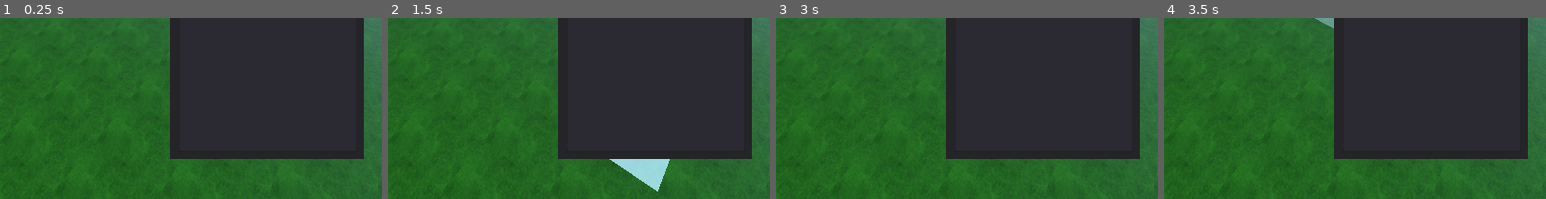
Above: before the commit, frames 1-4 (left to right).
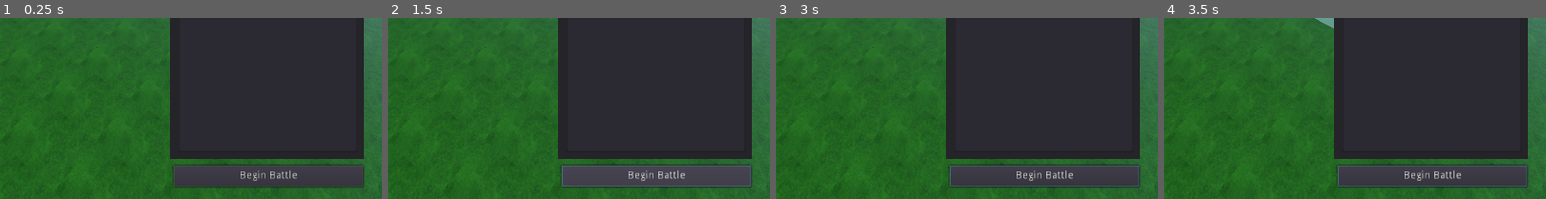
Above: after the commit, the same moments.

Repository: godisntheradio/GuardiaoMotores
Game: Godot game, scene res://Objects/Main.tscn
The game is run twice, just before and just after one commit, with the same random seed, the same clock (stepped at 60 frames per second) and the same inputs.
Inputs (mouse positions are % of the whole screen's width and height, from its top left):
- Up to frame 1 (0.25 s): no input
- Up to frame 2 (1.5 s): click (85, 80) at 0.5 s, where only the run after the commit has a clickable "Begin Battle"; click (85, 80) at 1.25 s, where only the run after the commit has a clickable "Begin Battle"
- Up to frame 3 (3 s): click (85, 80) at 2 s, where only the run after the commit has a clickable "Begin Battle"; move the mouse to (72, 32) at 2.77 s; press the mouse at (72, 32) at 2.78 s
- Up to frame 4 (3.5 s): right-click (72, 32) at 3.05 s
The pictures show only the part of the screen within x 50-100%, y 36-86%; the shares and areas given below are measured in that part.

The runs differ from the first frame. In frame 1, 6.3% of the frame differs, in the area x 45-96%, y 81-94%; in frame 2, 6.8%, in the area x 45-96%, y 77-96%; in frame 3, 6.3%; in frame 4, 6.3%.

Commit message:
pronto pra implementação do combate

Diff:
--- a/Project/DeployUnitsWindow.gd
+++ b/Project/DeployUnitsWindow.gd
@@ -7,6 +7,8 @@
 
 var to_be_positioned
 var to_be_positioned_index
+
+var positioned_count = 0
 
 func _ready():
 	item_list = get_node("Panel/ItemList")
@@ -43,11 +45,13 @@
 				var i = PlayerData.find_unit_index(tile.occupying_unit)
 				print(tile.occupying_unit.stats.name + str(i))
 				reactivate(i)
+				positioned_count += -1
 				tile.remove_unit()
 
 func position_unit(new_unit : Unit, tile : Tile):
 	if(tile.occupying_unit == null):
 		tile.occupying_unit = new_unit
+		positioned_count += 1
 		deactivate()
 	pass
 func make_unit(stats):
@@ -81,3 +85,8 @@
 func select(index):
 	to_be_positioned_index = index
 	to_be_positioned =  make_unit(PlayerData.available_units[index])
+
+func _on_Begin_button_up():
+	if (positioned_count > 0):
+		queue_free()
+	pass # Replace with function body.
--- /dev/null
+++ b/Project/Objects/UI/CommandWindow.gd
@@ -0,0 +1,13 @@
+extends Control
+
+# Declare member variables here. Examples:
+# var a = 2
+# var b = "text"
+
+# Called when the node enters the scene tree for the first time.
+func _ready():
+	pass # Replace with function body.
+
+# Called every frame. 'delta' is the elapsed time since the previous frame.
+#func _process(delta):
+#	pass
--- a/Project/Objects/UI/DeployUnitsWindow.tscn
+++ b/Project/Objects/UI/DeployUnitsWindow.tscn
@@ -30,5 +30,13 @@
 max_text_lines = 6
 same_column_width = true
 
+[node name="Begin" type="Button" parent="Panel"]
+margin_left = 5.0
+margin_top = 368.0
+margin_right = 259.0
+margin_bottom = 397.0
+text = "Begin Battle"
+
 [connection signal="mouse_entered" from="Panel/ItemList" to="." method="_on_ItemList_mouse_entered"]
 [connection signal="mouse_exited" from="Panel/ItemList" to="." method="_on_ItemList_mouse_exited"]
+[connection signal="button_up" from="Panel/Begin" to="." method="_on_Begin_button_up"]
